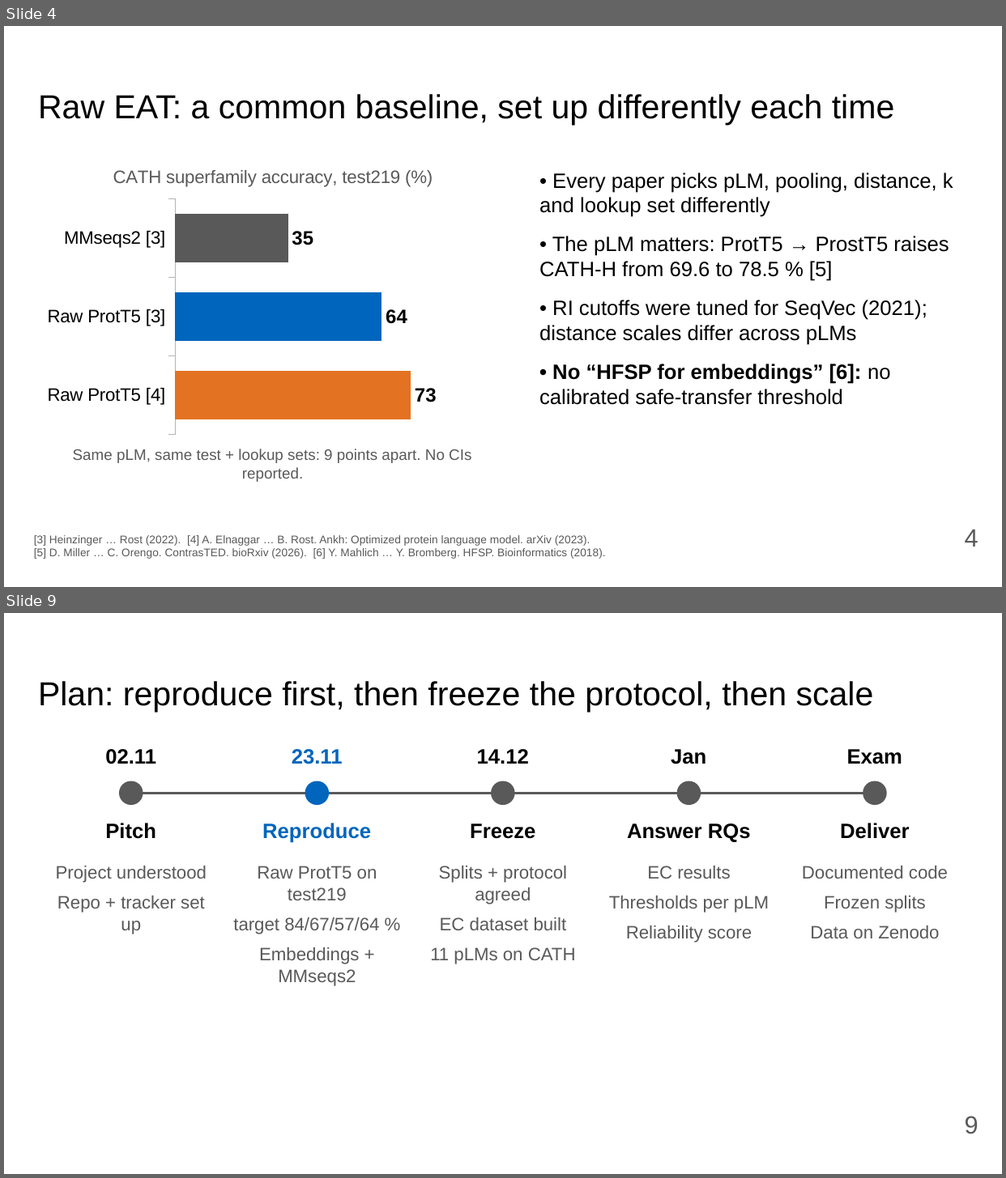
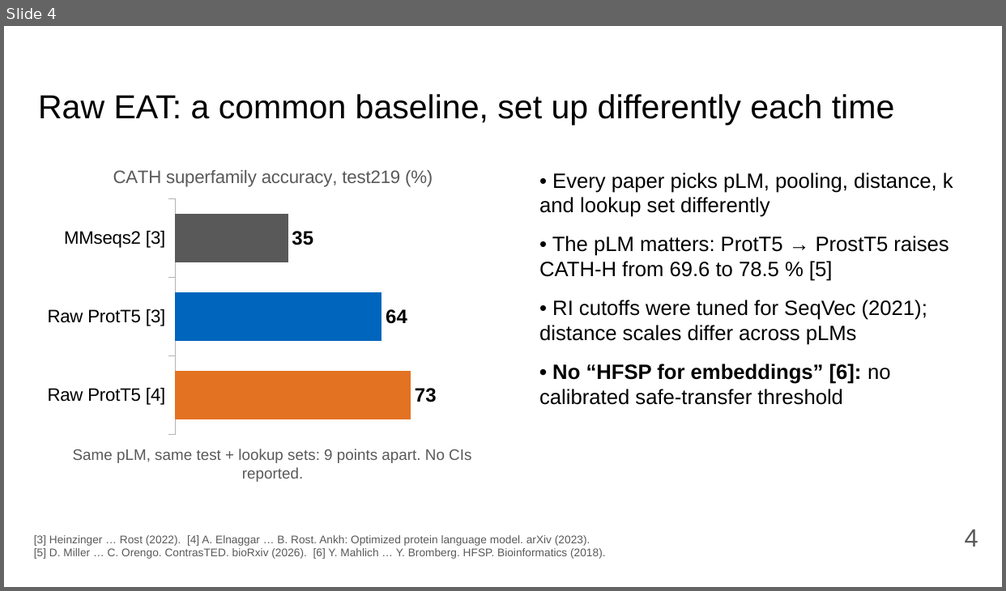
Before and after one commit to Pollysoma/protein-prediction-project-2, a slide deck: presentation/2026-11-02_pitch.pptx. Shown one above the other, each under a label of ours: slides 4 and 9 before the commit, slide 4 after it; the slides between them are not shown. The pictures are 1006x1178 and 1006x591 pixels, drawn with LibreOffice and Linux fonts; fonts in the diff are those of the drawing. Boxes give left, top, right and bottom in pixels: in the first picture for what was removed or moved away, otherwise in the second. Text is boxed around its words. In the diff, an @@ line names an element or a change of style, - is before the commit and + after.

```diff
--- a/presentation/2026-11-02_pitch.pptx
+++ b/presentation/2026-11-02_pitch.pptx
@@ slide 9 removed at [4, 613, 1002, 1174], background #FFFFFF @@
@@ title removed at [38, 681, 874, 713] @@
-Plan: reproduce first, then freeze the protocol, then scale
@@ text removed at [105, 749, 156, 764] @@
-02.11
@@ text removed at [292, 749, 343, 764] @@
-23.11
@@ text removed at [477, 749, 529, 764] @@
-14.12
@@ text removed at [671, 749, 706, 764] @@
-Jan
@@ text removed at [847, 749, 902, 764] @@
-Exam
@@ ellipse removed at [119, 781, 143, 805] @@
@@ ellipse removed at [305, 781, 330, 805] @@
@@ ellipse removed at [491, 781, 515, 805] @@
@@ ellipse removed at [676, 781, 701, 805] @@
@@ ellipse removed at [863, 781, 886, 805] @@
@@ line removed from (130, 793) to (876, 793) @@
@@ text removed at [105, 823, 156, 839] @@
-Pitch
@@ text removed at [262, 823, 371, 843] @@
-Reproduce
@@ text removed at [470, 824, 535, 839] @@
-Freeze
@@ text removed at [627, 824, 751, 842] @@
-Answer RQs
@@ text removed at [840, 823, 910, 839] @@
-Deliver
@@ text removed at [56, 866, 206, 935] @@
-Project understood
-Repo + tracker set up
@@ text removed at [233, 866, 379, 986] @@
-Raw ProtT5 on test219
-target 84/67/57/64 %
-Embeddings + MMseqs2
@@ text removed at [430, 866, 576, 965] @@
-Splits + protocol agreed
-EC dataset built
-11 pLMs on CATH
@@ text removed at [609, 866, 769, 943] @@
-EC results
-Thresholds per pLM
-Reliability score
@@ text removed at [802, 866, 948, 939] @@
-Documented code
-Frozen splits
-Data on Zenodo
@@ page number removed at [965, 1116, 978, 1135] @@
-9
```
Also in this commit, not shown: 1 slide changed, 5 slides added, 6 other slides removed, 1 other file.
